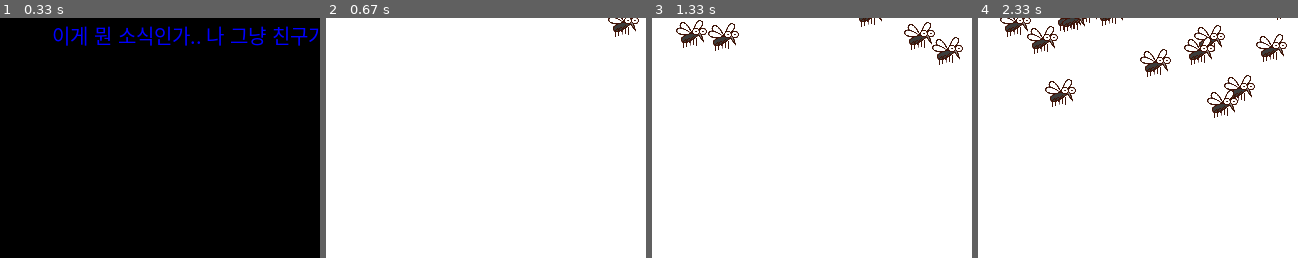
Above: before the commit, frames 1-4 (left to right).
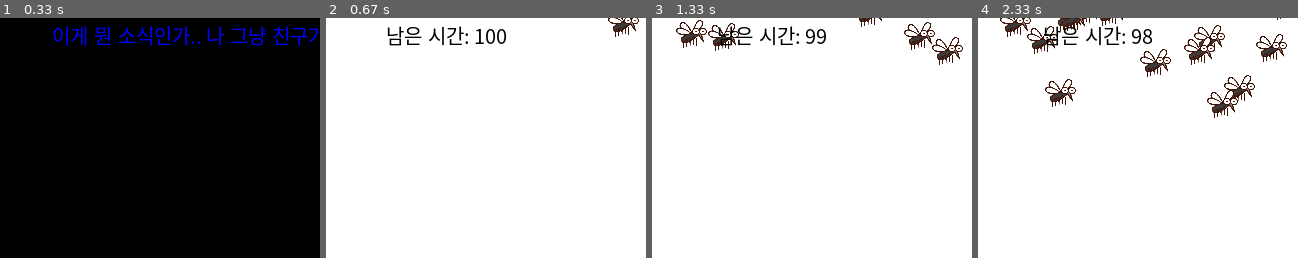
Above: after the commit, the same moments.

Repository: jiwootv/jiwooproject
Game: pygame game, started from 공부/Pygam/7-1.py
Two runs of this game, one before a commit and one after it. Both use one fixed random seed, a clock stepped at 60 frames per second and the inputs below.
Inputs (mouse positions are % of the whole screen's width and height, from its top left):
- Up to frame 1 (0.33 s): no input
- Up to frame 2 (0.67 s): tap Space at 0.33 s
- Up to frame 3 (1.33 s): click (26, 51) at 0.72 s; click (65, 15) at 1.05 s
- Up to frame 4 (2.33 s): click (52, 16) at 1.38 s; click (51, 61) at 1.72 s; click (76, 66) at 2.05 s
The pictures show only the part of the screen within x 0-50%, y 18-68%; the shares and areas given below are measured in that part.

Frame 1 is identical in both runs. In frame 2, 0.9% of the frame differs, in the area x 19-57%, y 3-12%; in frame 3, 0.8%; in frame 4, 0.9%.

Commit message:
Mogi Project

Diff:
--- a/공부/Pygam/7-1.py
+++ b/공부/Pygam/7-1.py
@@ -109,6 +109,7 @@
         self.stop = True
         self.fullscreen = False
         self.stage = 1
+        self.time = pygame.time.get_ticks()
         pygame.mixer.music.load('용구탄생의 비밀.wav')
 
     def run(self):
@@ -116,6 +117,7 @@
         pygame.mixer.music.play(-1)
         pygame.mixer.music.set_volume(1.0)
         while self.playing:
+
             self.clock.tick(FPS)
             self.event()
             self.update()
@@ -153,7 +155,8 @@
         self.screen.fill(pygame.Color('White'))
         self.all_sprite.draw(self.screen)
         draw_text(self.screen, f'모기 잡은 수: {self.mogi_kill}', 30, pygame.Color('Blue'), 100, 10)
-
+        self.time = pygame.time.get_ticks()
+        draw_text(self.screen, f'남은 시간: {100 - int(self.time / 1000)}', 20, pygame.Color('Black'), 120, 90)
 
 
     def opning(self):
@@ -176,6 +179,7 @@
 
 
 
+
 game = Game()
 game.run()
 pygame.quit()
